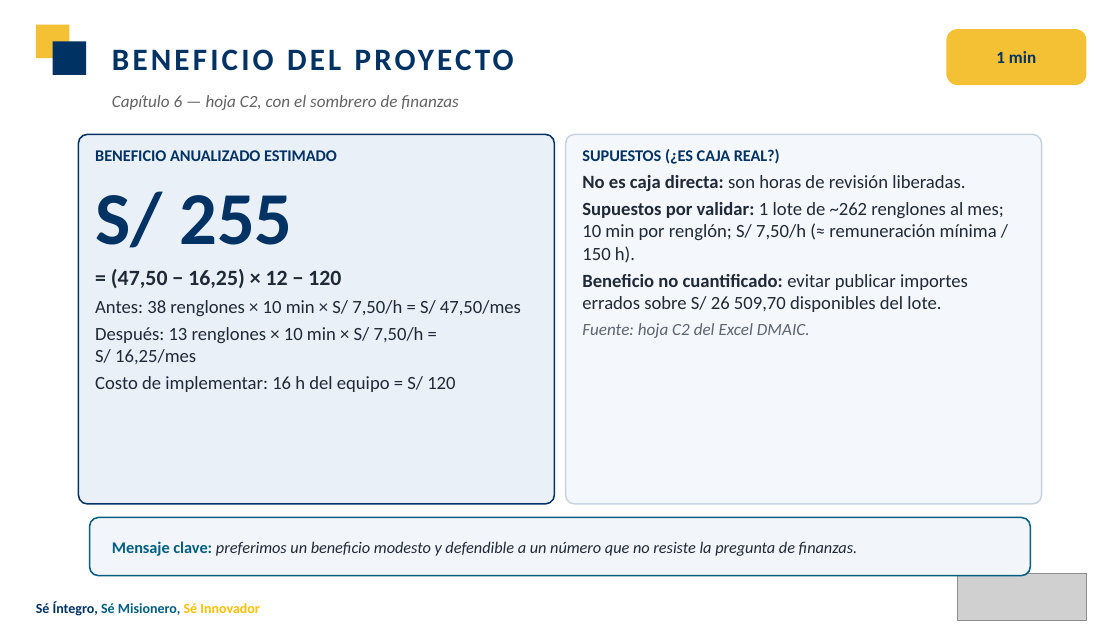
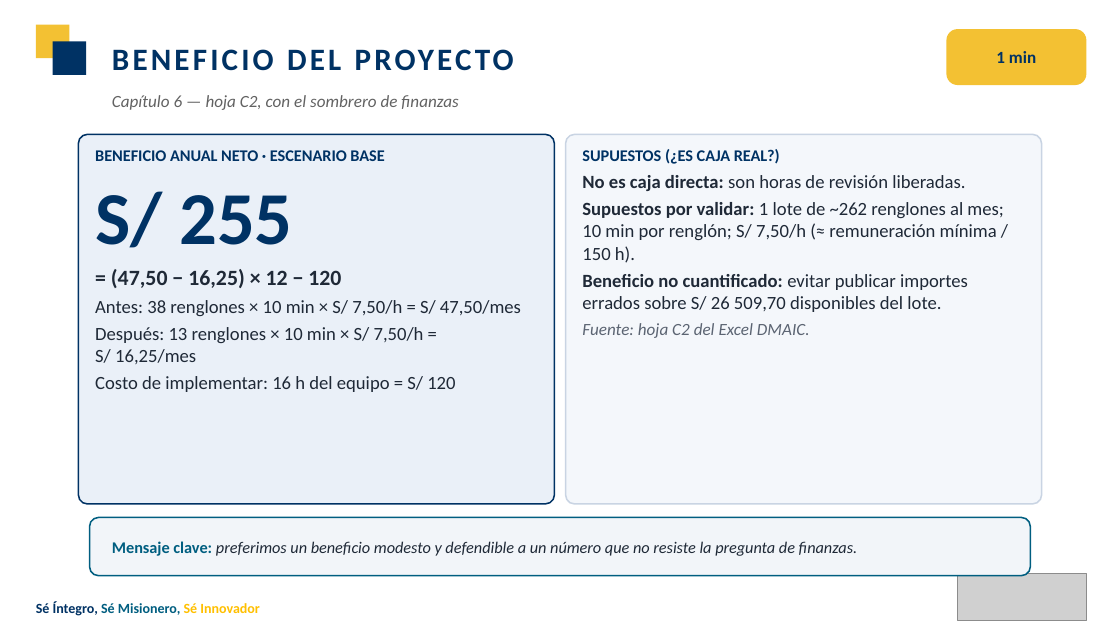
Before and after one commit to Nunclear/hidrocom-mejora-procesos-u3, a slide deck: slide 11 of 04_Producto_Final/U3_Presentacion_HIDROCOM.pptx. Drawn at 1120x630 pixels with LibreOffice and Linux fonts; fonts in the diff are those of the drawing; grey boxes stand for pictures. Boxes give left, top, right and bottom in pixels: in the first picture for what was removed or moved away, otherwise in the second. Text is boxed around its words. In the diff, an @@ line names an element or a change of style, - is before the commit and + after.

```diff
--- a/04_Producto_Final/U3_Presentacion_HIDROCOM.pptx
+++ b/04_Producto_Final/U3_Presentacion_HIDROCOM.pptx
@@ text at (95, 150, 384, 161): text changed @@
-BENEFICIO ANUALIZADO ESTIMADO
+BENEFICIO ANUAL NETO · ESCENARIO BASE
```
Also in this commit, not shown: 4 other slides changed, 5 other files.
